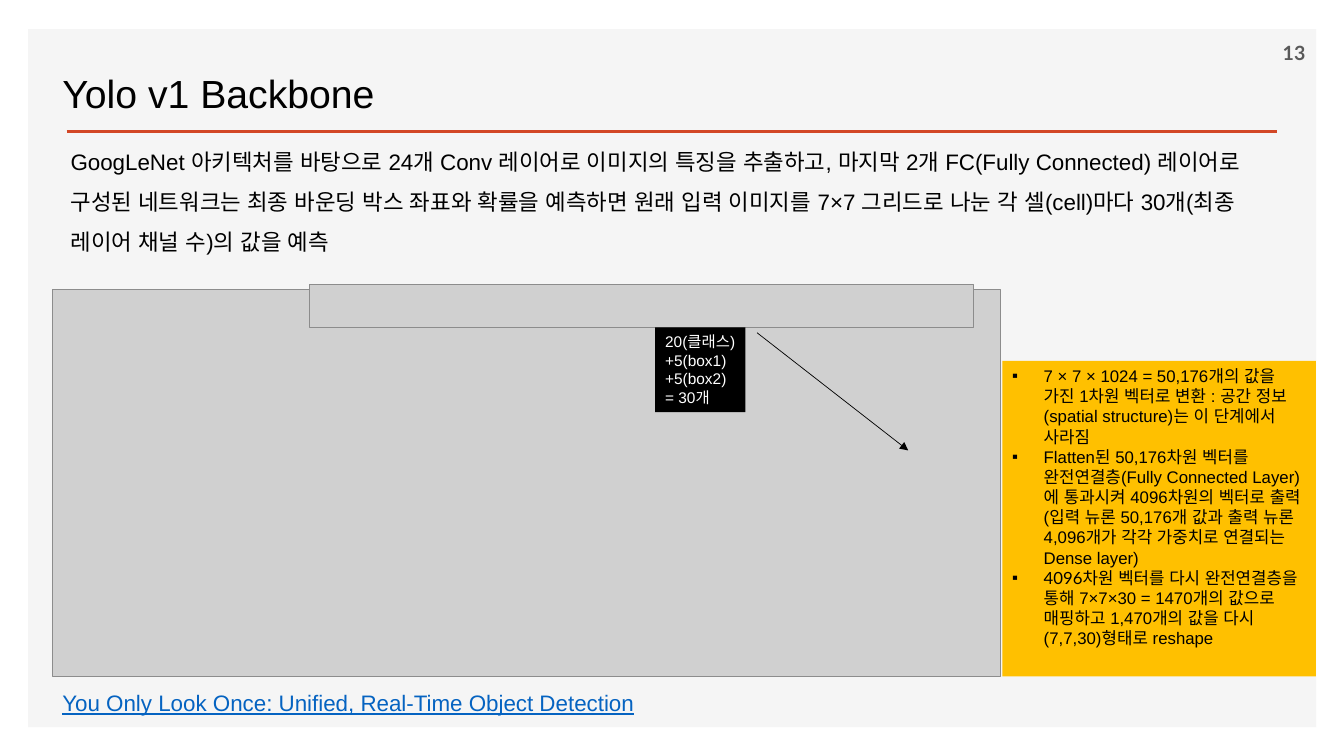
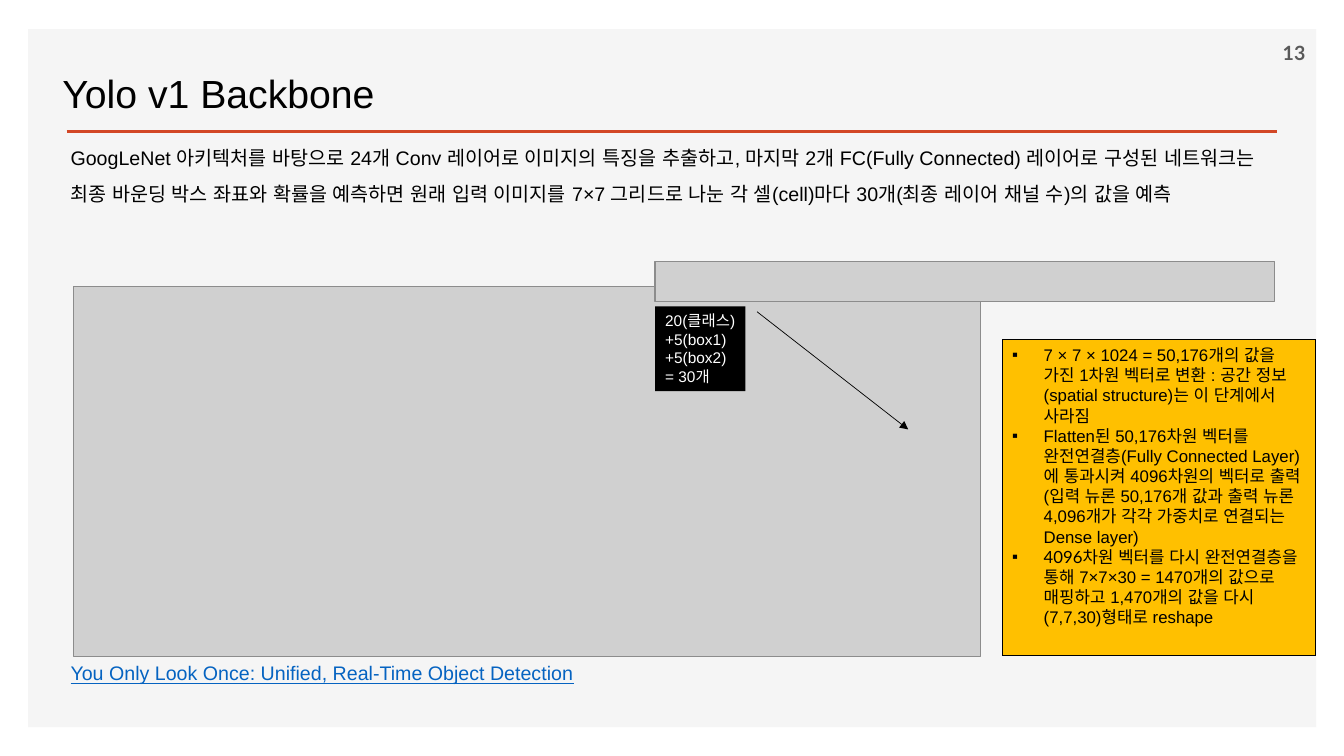
Before and after one commit to ancestor9/2026_Fall_Deep-Learning-with-Python, a slide deck: slide 13 of Chapter 12 Object detection.pptx. Drawn at 1344x756 pixels with LibreOffice and Linux fonts; fonts in the diff are those of the drawing; grey boxes stand for pictures; background and template pictures are left out. Boxes give left, top, right and bottom in pixels: in the first picture for what was removed or moved away, otherwise in the second. Text is boxed around its words. In the diff, an @@ line names an element or a change of style, - is before the commit and + after.

```diff
--- a/Chapter 12 Object detection.pptx
+++ b/Chapter 12 Object detection.pptx
@@ text "GoogLeNet 아키텍처를 바탕으로 24개 Conv ..." at (x1=71, y1=148, x2=1254, y2=205): size 16 to 14 pt @@
@@ picture resized from (x1=310, y1=284, x2=974, y2=328) to (x1=655, y1=261, x2=1275, y2=301) @@
@@ picture resized from (x1=52, y1=290, x2=1001, y2=677) to (x1=74, y1=286, x2=981, y2=656) @@
@@ 2 rectangles, 1 arrow moved together from (x1=655, y1=328, x2=1316, y2=677) to (x1=655, y1=307, x2=1316, y2=655) @@
@@ rectangle "7 × 7 × 1024 ..." at (x1=1002, y1=340, x2=1316, y2=655): outline none to #000000 0.75 pt @@
@@ text "You Only Look Once: Unified, ..." at (x1=71, y1=665, x2=573, y2=684): size 16 to 14 pt @@
@@ text "You Only Look Once: Unified, ..." moved from (x1=62, y1=694, x2=633, y2=716) to (x1=71, y1=665, x2=573, y2=684) @@
```
Also in this commit, not shown: 14 other slides changed, 3 slides added.
